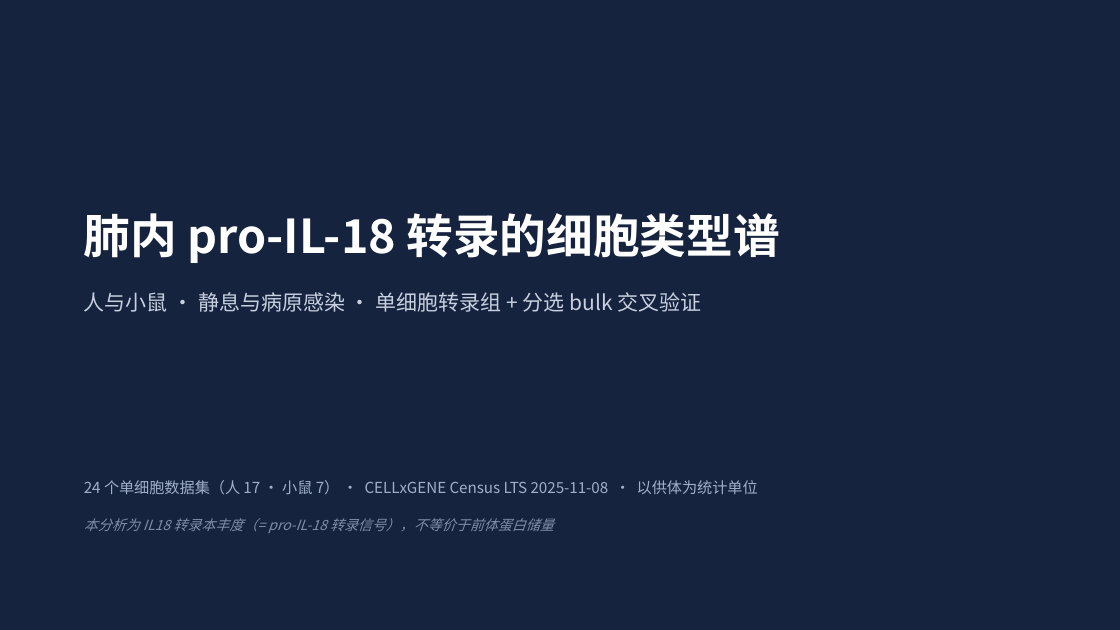
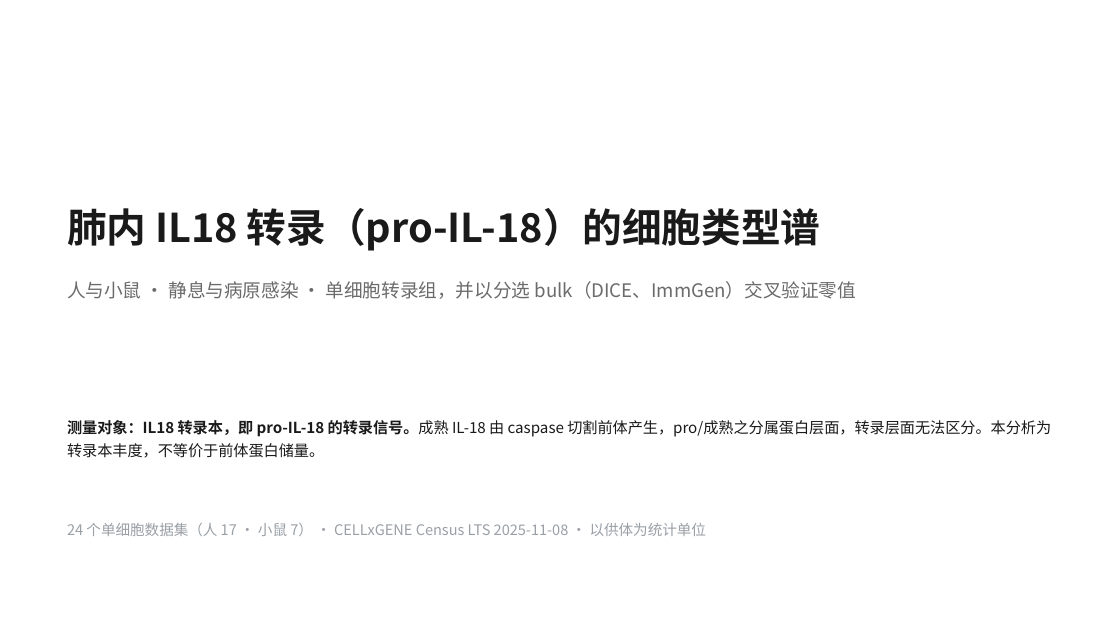
Before and after one commit to 7c96bzczcj-prog/aaa, a slide deck: slide 1 of il18_lung/IL18_lung_celltype.pptx. Drawn at 1120x630 pixels with LibreOffice and Linux fonts; fonts in the diff are those of the drawing. Boxes give left, top, right and bottom in pixels: in the first picture for what was removed or moved away, otherwise in the second. Text is boxed around its words. In the diff, an @@ line names an element or a change of style, - is before the commit and + after.

```diff
--- a/il18_lung/IL18_lung_celltype.pptx
+++ b/il18_lung/IL18_lung_celltype.pptx
@@ background #16233E to #FFFFFF @@
@@ text at bbox=[67, 208, 820, 251]: text changed; size 40 to 34 pt; text colour #FFFFFF to #1A1A1A @@
-肺内 pro-IL-18 转录的细胞类型谱
+肺内 IL18 转录（pro-IL-18）的细胞类型谱
@@ text at bbox=[67, 281, 856, 299]: text changed; size 18 to 16 pt; text colour #C7D0E0 to #6B6B6B @@
-人与小鼠 · 静息与病原感染 · 单细胞转录组 + 分选 bulk 交叉验证
+人与小鼠 · 静息与病原感染 · 单细胞转录组，并以分选 bulk（DICE、ImmGen）交叉验证零值
@@ text added at bbox=[67, 420, 1051, 458], 13 pt, text #1A1A1A @@
+测量对象：IL18 转录本，即 pro-IL-18 的转录信号。成熟 IL-18 由 caspase 切割前体产生，pro/成熟之分属蛋白层面，转录层面无法区分。本分析为转录本丰度，不等价于前体蛋白储量。
@@ text "24 个单细胞数据集（人 17 · 小鼠 ...": place and size @@
-text "24 个单细胞数据集（人 17 · 小鼠 ..." at bbox=[84, 480, 758, 494]
+text "24 个单细胞数据集（人 17 · 小鼠 ..." at bbox=[67, 523, 706, 536]
@@ text "24 个单细胞数据集（人 17 · 小鼠 ..." at bbox=[67, 523, 706, 536]: size 13 to 12.5 pt, text colour #9FB0CC to #9AA0A6 @@
@@ text removed at bbox=[84, 518, 554, 533] @@
-本分析为 IL18 转录本丰度（= pro-IL-18 转录信号），不等价于前体蛋白储量
```
Also in this commit, not shown: 7 other slides changed, 2 slides removed.
